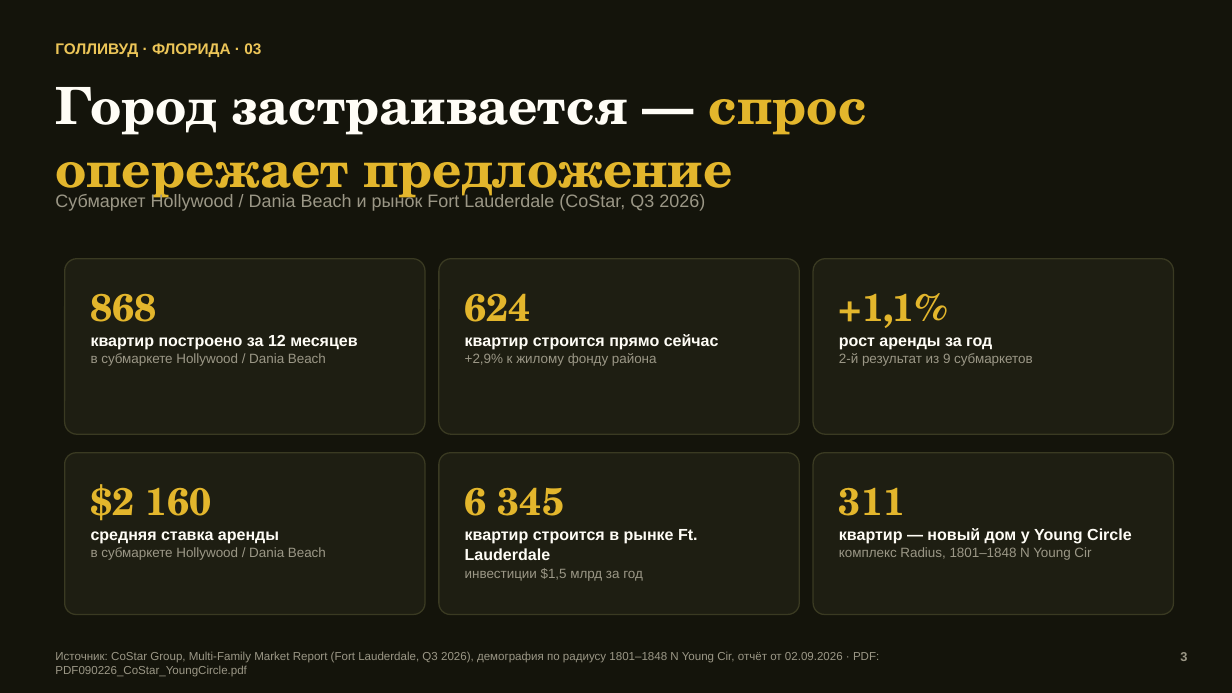
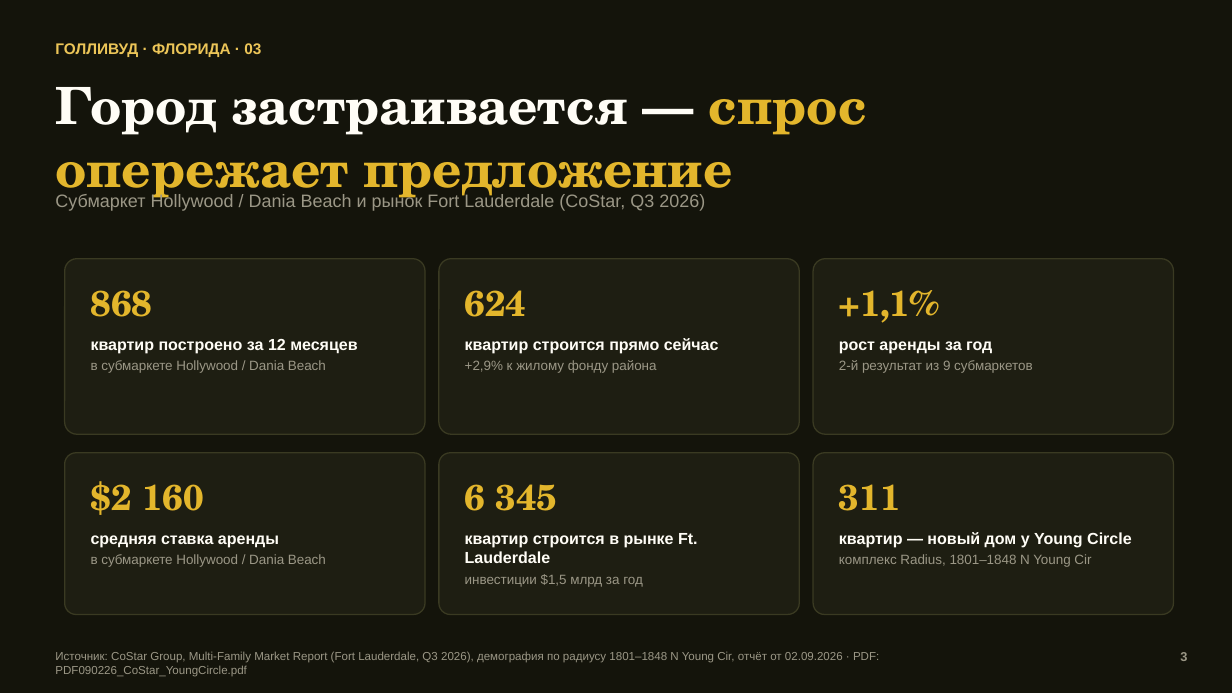
Before and after one commit to farmersmilksmm-maker/lemonica-sale-landing, a slide deck: slide 3 of presentation/Hollywood_District_CoStar_3slides.pptx. Drawn at 1232x693 pixels with LibreOffice and Linux fonts; fonts in the diff are those of the drawing. Boxes give left, top, right and bottom in pixels: in the first picture for what was removed or moved away, otherwise in the second. Text is boxed around its words. In the diff, an @@ line names an element or a change of style, - is before the commit and + after.

```diff
--- a/presentation/Hollywood_District_CoStar_3slides.pptx
+++ b/presentation/Hollywood_District_CoStar_3slides.pptx
@@ text "868" at bbox=[91, 290, 357, 373]: size 30 to 28 pt in "868"; line spacing 1.05 to 1; more space between paragraphs @@
@@ text "624" at bbox=[465, 290, 719, 373]: size 30 to 28 pt in "624"; line spacing 1.05 to 1; more space between paragraphs @@
@@ text "+1,1%" at bbox=[839, 290, 1033, 373]: size 30 to 28 pt in "+1,1%"; line spacing 1.05 to 1; more space between paragraphs @@
@@ text "$2 160" at bbox=[91, 481, 326, 567]: size 30 to 28 pt in "$2 160"; line spacing 1.05 to 1; more space between paragraphs @@
@@ text "6 345" at bbox=[465, 484, 698, 587]: size 30 to 28 pt in "6 345"; line spacing 1.05 to 1; more space between paragraphs @@
@@ text "311" at bbox=[839, 484, 1132, 567]: size 30 to 28 pt in "311"; line spacing 1.05 to 1; more space between paragraphs @@
```
Also in this commit, not shown: 2 other slides changed, 11 other files.
